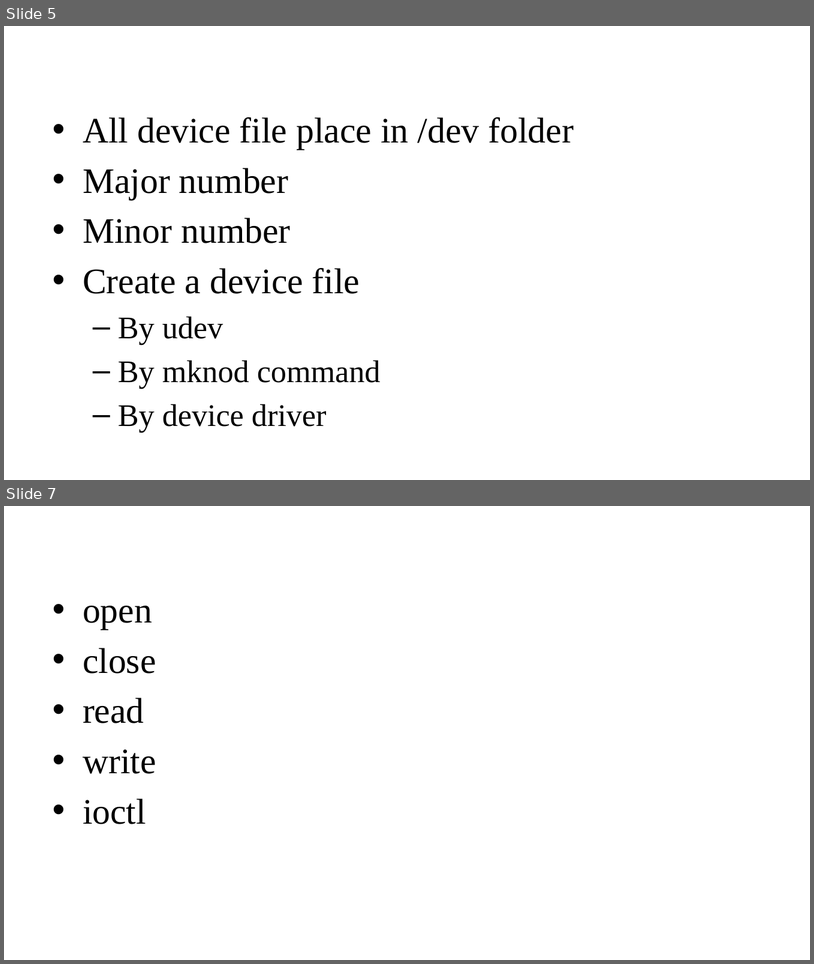
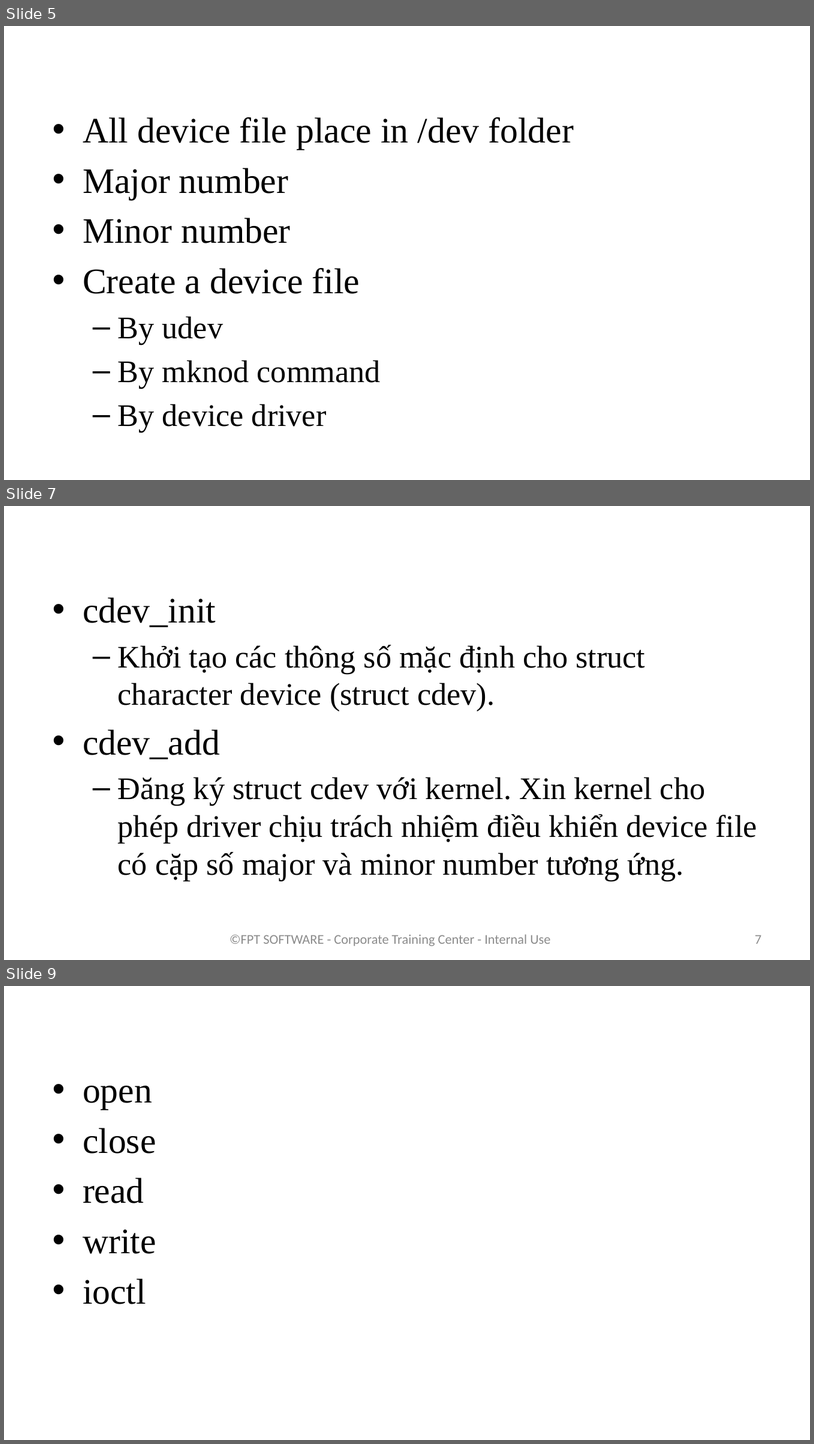
Before and after one commit to phuthodien/training_linux_embedded_v2, a slide deck: bai 4/Character device driver.pptx. Shown one above the other, each under a label of ours: slides 5 and 7 before the commit, slides 5, 7 and 9 after it; the slides between them are not shown. The pictures are 814x964 and 814x1444 pixels, drawn with LibreOffice and Linux fonts; fonts in the diff are those of the drawing; background and template pictures are left out. Boxes give left, top, right and bottom in pixels: in the first picture for what was removed or moved away, otherwise in the second. Text is boxed around its words. In the diff, an @@ line names an element or a change of style, - is before the commit and + after.

Commit message:
update source code device tree
update source code device tree

```diff
--- a/bai 4/Character device driver.pptx
+++ b/bai 4/Character device driver.pptx
@@ slide 7 added at bbox=[4, 506, 810, 960], background picture (left out) @@
@@ title added at bbox=[44, 506, 635, 562], 36 pt, text #FFFFFF, bold @@
+Create device file
@@ text added at bbox=[83, 597, 758, 881], 28 pt, text #000000 @@
+• cdev_init
+  – Khởi tạo các thông số mặc định cho struct character device (struct cdev).
+• cdev_add
+  – Đăng ký struct cdev với kernel. Xin kernel cho phép driver chịu trách nhiệm điều khiển device file có cặp số major và minor number tương ứng.
@@ text added at bbox=[230, 934, 551, 946], 12 pt, text #8C8C8C @@
+©FPT SOFTWARE - Corporate Training Center - Internal Use
@@ page number added at bbox=[755, 934, 762, 943], 12 pt, text #8C8C8C @@
+7
@@ what was slide 7 is now slide 9 @@
```
Also in this commit, not shown: 2 slides changed, 1 other slide added, 4 other files.
